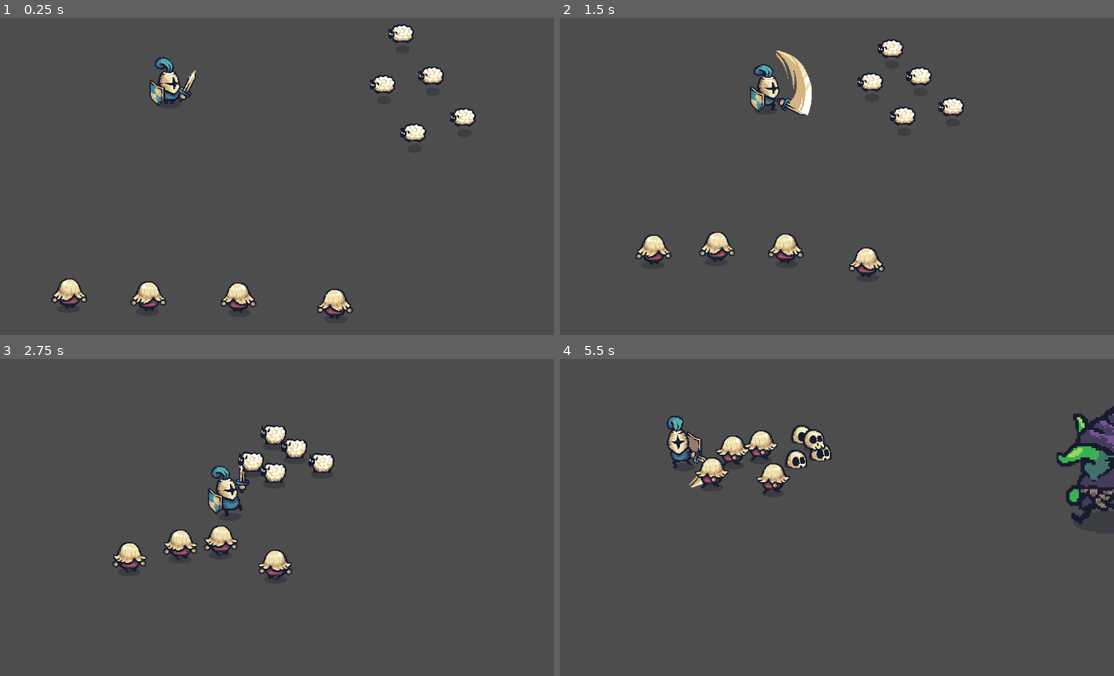
Above: before the commit, frames 1-4 (two rows, left to right).
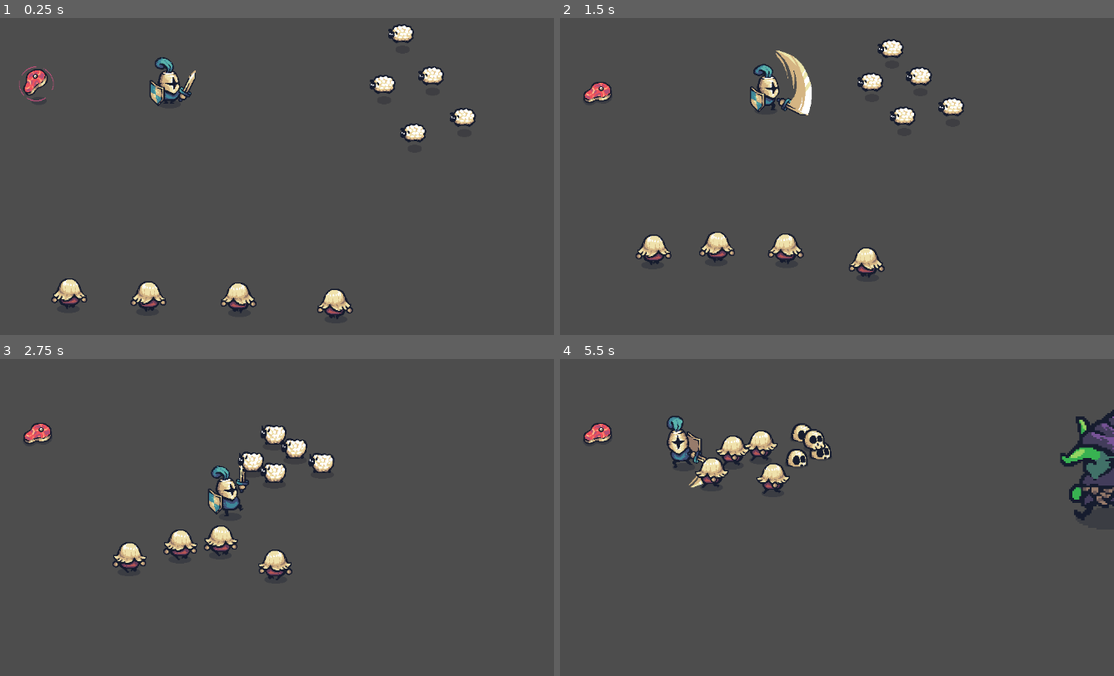
Above: after the commit, the same moments.

Repository: navisud/tiny_swords
Game: Godot game, scene res://test_scenes/test_battle.tscn
The game is run twice, just before and just after one commit, with the same random seed, the same clock (stepped at 60 frames per second) and the same inputs. This scene is started directly instead of the project's main scene.
Inputs:
- Up to frame 1 (0.25 s): no input
- Up to frame 2 (1.5 s): hold D (move_right) 0.53-1.28 s; hold Space (attack) 0.53-1.28 s; hold S (move_down) from 1.28 s (still down); tap Space (attack) at 1.35 s
- Up to frame 3 (2.75 s): release S (move_down) at 2.03 s; hold D (move_right) from 2.03 s (still down); hold Space (attack) from 2.03 s (still down)
- Up to frame 4 (5.5 s): release D (move_right) at 2.78 s; release Space (attack) at 2.78 s; hold W (move_up) 2.78-3.53 s; tap Space (attack) at 2.85, 4.35 s; hold Space (attack) 3.53-4.28 s; hold A (move_left) 3.53-5.03 s; hold S (move_down) from 5.03 s (still down); hold Space (attack) from 5.03 s (still down)

The runs differ from the first frame. In frame 1, 0.3% of the frame differs, in the area x 3-10%, y 15-27%; in frame 2, 0.3%; in frame 3, 0.3%; in frame 4, 1.5%, in the area x 4-100%, y 14-53%.

Commit message:
life and mob_spawn

Diff:
--- a/enemy/goblin.tscn
+++ b/enemy/goblin.tscn
@@ -60,7 +60,7 @@
 height = 74.0
 
 [node name="Goblin" type="CharacterBody2D" groups=["enemies"]]
-scale = Vector2(3.20197, 3.20197)
+scale = Vector2(3.00937, 3.00937)
 motion_mode = 1
 script = ExtResource("1_ocedh")
 health = 20
@@ -72,6 +72,7 @@
 autoplay = "running"
 
 [node name="CollisionShape2D" type="CollisionShape2D" parent="."]
+scale = Vector2(0.76247, 0.76247)
 shape = SubResource("CapsuleShape2D_8rlav")
 
 [node name="FollowPlayer" type="Node" parent="."]
--- /dev/null
+++ b/events/life_regenerator.gd
@@ -0,0 +1,15 @@
+extends Node2D
+
+@export var regenerate_amount : int = 10
+
+@onready var area2d : Area2D = $Area2D
+
+func _ready():
+	area2d.body_entered.connect(on_body_entered)
+
+
+func on_body_entered(body: Node2D) -> void:
+	if body.is_in_group("player"):
+		var player : Player = body
+		player.heal(regenerate_amount)
+	queue_free()
--- /dev/null
+++ b/events/meat.tscn
@@ -0,0 +1,81 @@
+[gd_scene load_steps=12 format=3 uid="uid://cwkpifbviy6rf"]
+
+[ext_resource type="Texture2D" uid="uid://baih12iin7ocl" path="res://addons/Tiny Swords/Resources/Resources/M_Spawn.png" id="1_yel0i"]
+[ext_resource type="Script" path="res://events/life_regenerator.gd" id="2_as3vw"]
+
+[sub_resource type="AtlasTexture" id="AtlasTexture_n72cr"]
+atlas = ExtResource("1_yel0i")
+region = Rect2(0, 0, 128, 128)
+
+[sub_resource type="AtlasTexture" id="AtlasTexture_kqg4f"]
+atlas = ExtResource("1_yel0i")
+region = Rect2(128, 0, 128, 128)
+
+[sub_resource type="AtlasTexture" id="AtlasTexture_nw7mf"]
+atlas = ExtResource("1_yel0i")
+region = Rect2(256, 0, 128, 128)
+
+[sub_resource type="AtlasTexture" id="AtlasTexture_0w5n7"]
+atlas = ExtResource("1_yel0i")
+region = Rect2(384, 0, 128, 128)
+
+[sub_resource type="AtlasTexture" id="AtlasTexture_ni675"]
+atlas = ExtResource("1_yel0i")
+region = Rect2(512, 0, 128, 128)
+
+[sub_resource type="AtlasTexture" id="AtlasTexture_r7epu"]
+atlas = ExtResource("1_yel0i")
+region = Rect2(640, 0, 128, 128)
+
+[sub_resource type="AtlasTexture" id="AtlasTexture_io4qp"]
+atlas = ExtResource("1_yel0i")
+region = Rect2(768, 0, 128, 128)
+
+[sub_resource type="SpriteFrames" id="SpriteFrames_n08wo"]
+animations = [{
+"frames": [{
+"duration": 1.0,
+"texture": SubResource("AtlasTexture_n72cr")
+}, {
+"duration": 1.0,
+"texture": SubResource("AtlasTexture_kqg4f")
+}, {
+"duration": 1.0,
+"texture": SubResource("AtlasTexture_nw7mf")
+}, {
+"duration": 1.0,
+"texture": SubResource("AtlasTexture_0w5n7")
+}, {
+"duration": 1.0,
+"texture": SubResource("AtlasTexture_ni675")
+}, {
+"duration": 1.0,
+"texture": SubResource("AtlasTexture_r7epu")
+}, {
+"duration": 1.0,
+"texture": SubResource("AtlasTexture_io4qp")
+}],
+"loop": false,
+"name": &"default",
+"speed": 10.0
+}]
+
+[sub_resource type="CircleShape2D" id="CircleShape2D_f1dwh"]
+
+[node name="Meat" type="AnimatedSprite2D"]
+position = Vector2(0, -8)
+sprite_frames = SubResource("SpriteFrames_n08wo")
+autoplay = "default"
+frame = 6
+frame_progress = 1.0
+offset = Vector2(0, -35)
+script = ExtResource("2_as3vw")
+
+[node name="Area2D" type="Area2D" parent="."]
+position = Vector2(0, -21)
+scale = Vector2(0.835204, 0.835204)
+
+[node name="CollisionShape2D" type="CollisionShape2D" parent="Area2D"]
+scale = Vector2(4.38854, 4.38854)
+shape = SubResource("CircleShape2D_f1dwh")
+debug_color = Color(0.922916, 0.266886, 0.195396, 0.42)
--- a/player/player.gd
+++ b/player/player.gd
@@ -1,3 +1,4 @@
+class_name Player
 extends CharacterBody2D
 
 @onready var sprite_player = $Sprite_Player
@@ -9,6 +10,7 @@
 @export var speed : float = 3
 @export_range(0,1) var smooth : float = 0.3
 @export var health : int = 100
+@export var max_health : int = 100
 @export var death_prefab : PackedScene
 
 var rand : int = 0
@@ -161,3 +163,16 @@
 		get_parent().add_child(death_object)
 		print("Player morreu!")
 	queue_free()
+
+func heal(amount: int) -> int:
+	health += amount
+	if health > max_health:
+		health = max_health
+	print("Player recebeu cura de ", amount ,". A vida total  de ", health,"/",max_health)
+# blink player when regenerate life
+	modulate = Color.GREEN
+	var tween = create_tween()
+	tween.set_ease(Tween.EASE_IN)
+	tween.set_trans(Tween.TRANS_QUINT)
+	tween.tween_property(self, "modulate", Color.WHITE, 0.5  )
+	return health
--- a/player/player.tscn
+++ b/player/player.tscn
@@ -249,7 +249,7 @@
 
 [sub_resource type="CircleShape2D" id="CircleShape2D_lu3ig"]
 
-[node name="Player" type="CharacterBody2D"]
+[node name="Player" type="CharacterBody2D" groups=["player"]]
 script = ExtResource("1_scawf")
 death_prefab = ExtResource("2_432bg")
 
--- /dev/null
+++ b/systems/mob_spawner.gd
@@ -0,0 +1,26 @@
+extends Node2D
+
+@onready var path_follow_2d : PathFollow2D = %PathFollow2D
+
+@export var creatures : Array[PackedScene]
+@export var mobs_per_minute : float = 60.0
+
+var cooldown : float = 0.0
+
+func _process(delta: float):
+# cooldown timer
+	cooldown -= delta
+	if cooldown > 0: return
+# frequency monster p minute
+	var interval = 60.0 / mobs_per_minute
+	cooldown = interval
+# create rand instance
+	var index = randi_range(0, creatures.size() -1)
+	var creature_scene = creatures[index]
+	var creature = creature_scene.instantiate() # create scene
+	creature.global_position = get_point() # mob position rand
+	get_parent().add_child(creature) # attach a child element to the parent
+
+func get_point() -> Vector2:
+	path_follow_2d.progress_ratio = randf()
+	return path_follow_2d.global_position
--- /dev/null
+++ b/systems/mob_spawner.tscn
@@ -0,0 +1,28 @@
+[gd_scene load_steps=6 format=3 uid="uid://c38on4gx4tfli"]
+
+[ext_resource type="Script" path="res://systems/mob_spawner.gd" id="1_i1ycp"]
+[ext_resource type="PackedScene" uid="uid://uko8alimy3a1" path="res://enemy/goblin.tscn" id="2_7mjxj"]
+[ext_resource type="PackedScene" uid="uid://b204qcrp0pta5" path="res://enemy/pawn.tscn" id="3_eavek"]
+[ext_resource type="PackedScene" uid="uid://bbpsatqykjqfw" path="res://enemy/sheep.tscn" id="4_0el7v"]
+
+[sub_resource type="Curve2D" id="Curve2D_q156v"]
+_data = {
+"points": PackedVector2Array(0, 0, 0, 0, -325, -452, 0, 0, 0, 0, -500, 325, 0, 0, 0, 0, -311, 1101, 0, 0, 0, 0, 1256, 1209, 0, 0, 0, 0, 1669, 877, 0, 0, 0, 0, 1655, 42, 0, 0, 0, 0, 1543, -349, 0, 0, 0, 0, -105, -452)
+}
+point_count = 8
+
+[node name="MobSpawner" type="Node2D"]
+script = ExtResource("1_i1ycp")
+creatures = Array[PackedScene]([ExtResource("2_7mjxj"), ExtResource("3_eavek"), ExtResource("4_0el7v")])
+
+[node name="Path2D" type="Path2D" parent="."]
+curve = SubResource("Curve2D_q156v")
+
+[node name="PathFollow2D" type="PathFollow2D" parent="Path2D"]
+unique_name_in_owner = true
+position = Vector2(-325, -452)
+rotation = 1.79233
+
+[node name="_Timer_76723" type="Timer" parent="Path2D/PathFollow2D"]
+wait_time = 0.2
+one_shot = true
--- a/test_scenes/test_battle.tscn
+++ b/test_scenes/test_battle.tscn
@@ -1,9 +1,10 @@
-[gd_scene load_steps=5 format=3 uid="uid://b2qvgtgbvejkc"]
+[gd_scene load_steps=6 format=3 uid="uid://b2qvgtgbvejkc"]
 
 [ext_resource type="PackedScene" uid="uid://b204qcrp0pta5" path="res://enemy/pawn.tscn" id="1_s63si"]
 [ext_resource type="PackedScene" uid="uid://db2ocnrv60lcq" path="res://player/player.tscn" id="2_oqv5q"]
 [ext_resource type="PackedScene" uid="uid://uko8alimy3a1" path="res://enemy/goblin.tscn" id="3_m86yw"]
 [ext_resource type="PackedScene" uid="uid://bbpsatqykjqfw" path="res://enemy/sheep.tscn" id="4_nh6er"]
+[ext_resource type="PackedScene" uid="uid://cwkpifbviy6rf" path="res://events/meat.tscn" id="5_qdcxv"]
 
 [node name="TestBattle" type="Node2D"]
 
@@ -39,3 +40,6 @@
 
 [node name="Sheep5" parent="." instance=ExtResource("4_nh6er")]
 position = Vector2(1021, 257)
+
+[node name="Meat" parent="." instance=ExtResource("5_qdcxv")]
+position = Vector2(255, 220)
--- /dev/null
+++ b/test_scenes/test_meat.tscn
@@ -0,0 +1,30 @@
+[gd_scene load_steps=3 format=3 uid="uid://edkolohyctpc"]
+
+[ext_resource type="PackedScene" uid="uid://cwkpifbviy6rf" path="res://events/meat.tscn" id="1_ruwt1"]
+[ext_resource type="PackedScene" uid="uid://db2ocnrv60lcq" path="res://player/player.tscn" id="2_ltma0"]
+
+[node name="TestMeat" type="Node2D"]
+
+[node name="Meat" parent="." instance=ExtResource("1_ruwt1")]
+position = Vector2(207, 327)
+
+[node name="Meat2" parent="." instance=ExtResource("1_ruwt1")]
+position = Vector2(345, 196)
+
+[node name="Meat3" parent="." instance=ExtResource("1_ruwt1")]
+position = Vector2(629, 130)
+
+[node name="Meat4" parent="." instance=ExtResource("1_ruwt1")]
+position = Vector2(896, 175)
+
+[node name="Meat5" parent="." instance=ExtResource("1_ruwt1")]
+position = Vector2(896, 306)
+
+[node name="Meat6" parent="." instance=ExtResource("1_ruwt1")]
+position = Vector2(896, 419)
+
+[node name="Meat7" parent="." instance=ExtResource("1_ruwt1")]
+position = Vector2(345, 448)
+
+[node name="Player" parent="." instance=ExtResource("2_ltma0")]
+position = Vector2(595, 323)
--- /dev/null
+++ b/test_scenes/test_mob_spawner.tscn
@@ -0,0 +1,11 @@
+[gd_scene load_steps=3 format=3 uid="uid://cr0gr6g75qknn"]
+
+[ext_resource type="PackedScene" uid="uid://db2ocnrv60lcq" path="res://player/player.tscn" id="1_yrguo"]
+[ext_resource type="PackedScene" uid="uid://c38on4gx4tfli" path="res://systems/mob_spawner.tscn" id="2_q5lky"]
+
+[node name="TestMobSpawner" type="Node2D"]
+
+[node name="Player" parent="." instance=ExtResource("1_yrguo")]
+position = Vector2(273, 200)
+
+[node name="MobSpawner" parent="." instance=ExtResource("2_q5lky")]
